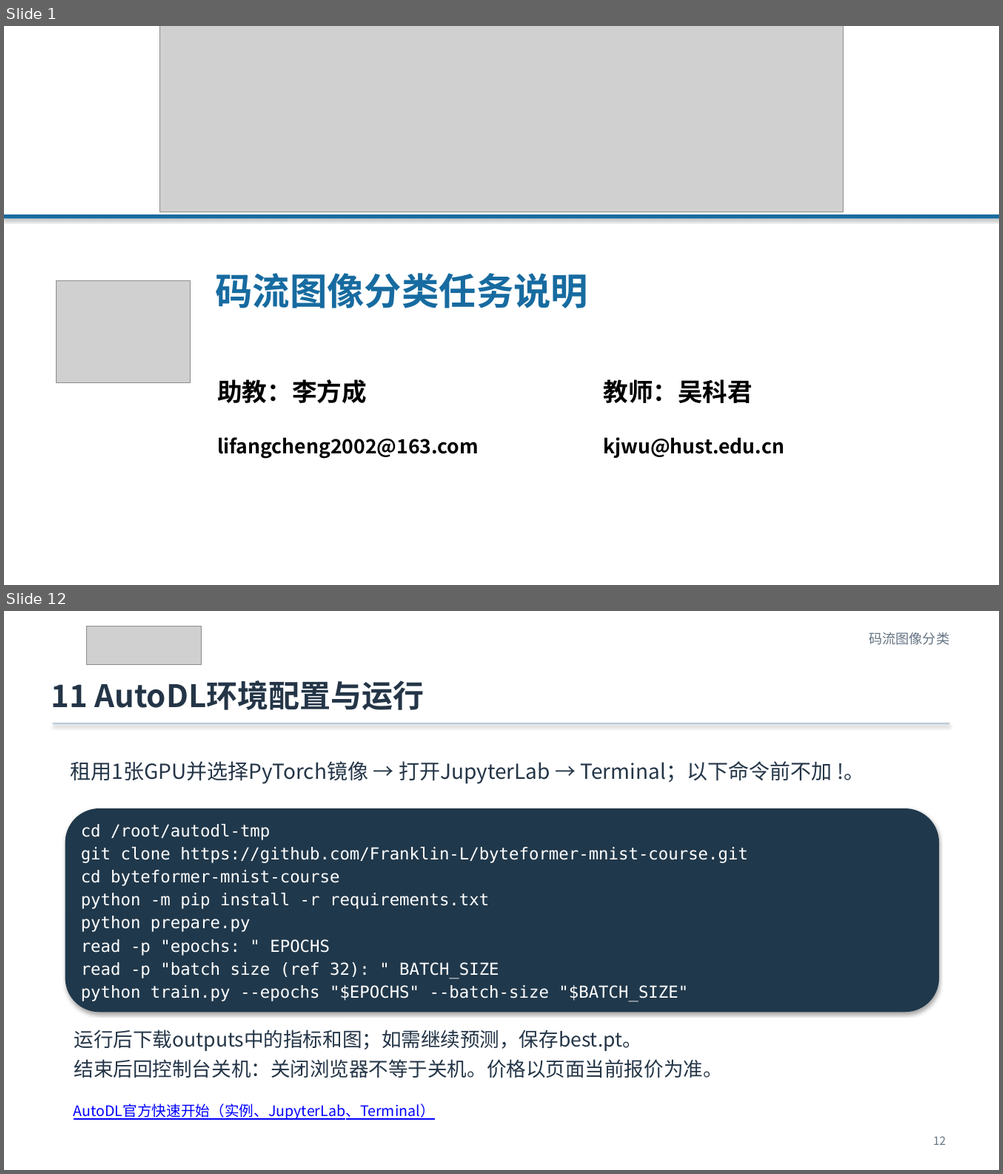
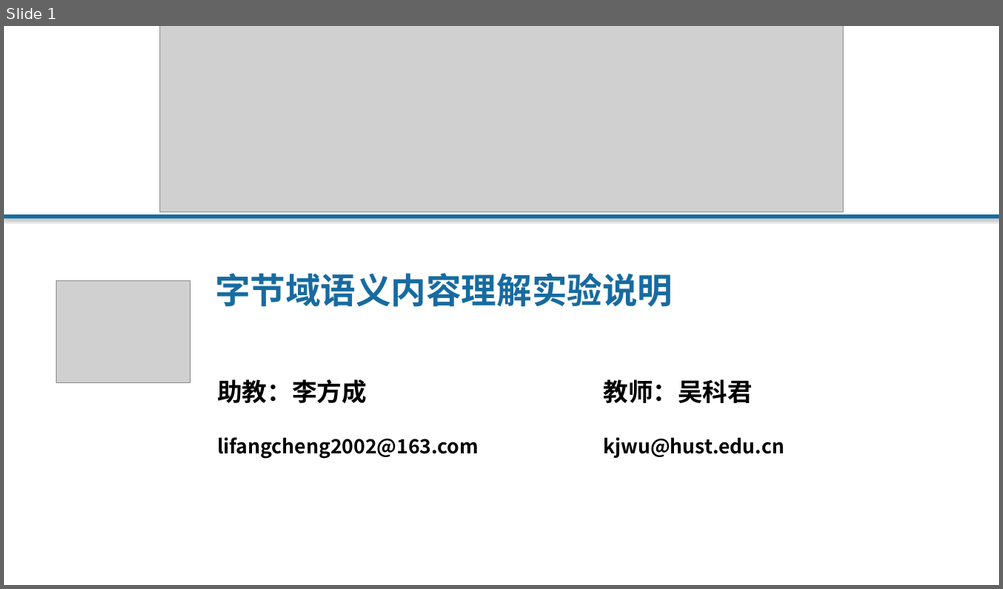
Before and after one commit to Franklin-L/byteformer-mnist-course, a slide deck: docs/ByteFormer_MNIST_零基础实验课.pptx. Shown one above the other, each under a label of ours: slides 1 and 12 before the commit, slide 1 after it; the slides between them are not shown. The pictures are 1003x1174 and 1003x589 pixels, drawn with LibreOffice and Linux fonts; fonts in the diff are those of the drawing; grey boxes stand for pictures. Boxes give left, top, right and bottom in pixels: in the first picture for what was removed or moved away, otherwise in the second. Text is boxed around its words. In the diff, an @@ line names an element or a change of style, - is before the commit and + after.

Commit message:
Revise course deck and corrupted-stream bonus task

```diff
--- a/docs/ByteFormer_MNIST_零基础实验课.pptx
+++ b/docs/ByteFormer_MNIST_零基础实验课.pptx
@@ slide 12 removed at (4, 611, 999, 1170), background #FFFFFF @@
@@ picture removed at (87, 626, 202, 665) @@
@@ text removed at (868, 632, 949, 645) @@
-码流图像分类
@@ text removed at (51, 681, 424, 710) @@
-11 AutoDL环境配置与运行
@@ rectangle removed at (53, 723, 949, 724) @@
@@ text removed at (71, 761, 864, 784) @@
-租用1张GPU并选择PyTorch镜像 → 打开JupyterLab → Terminal；以下命令前不加 !。
@@ rounded rectangle removed at (65, 809, 939, 1012) @@
@@ text removed at (81, 824, 748, 1002) @@
-cd /root/autodl-tmp
-git clone https://github.com/Franklin-L/byteformer-mnist-course.git
-cd byteformer-mnist-course
-python -m pip install -r requirements.txt
-python prepare.py
-read -p "epochs: " EPOCHS
-read -p "batch size (ref 32): " BATCH_SIZE
-python train.py --epochs "$EPOCHS" --batch-size "$BATCH_SIZE"
@@ text removed at (74, 1030, 723, 1078) @@
-运行后下载outputs中的指标和图；如需继续预测，保存best.pt。
-结束后回控制台关机：关闭浏览器不等于关机。价格以页面当前报价为准。
@@ text removed at (74, 1104, 435, 1120) @@
-AutoDL官方快速开始（实例、JupyterLab、Terminal）
@@ text removed at (933, 1136, 945, 1145) @@
-12
@@ slide 1 changed as well @@
@@ text at (215, 273, 672, 307): text changed; size 36 to 34 pt @@
-码流图像分类任务说明
+字节域语义内容理解实验说明
```
Also in this commit, not shown: 6 other slides changed, 9 slides added, 8 other slides removed, 9 other files.
